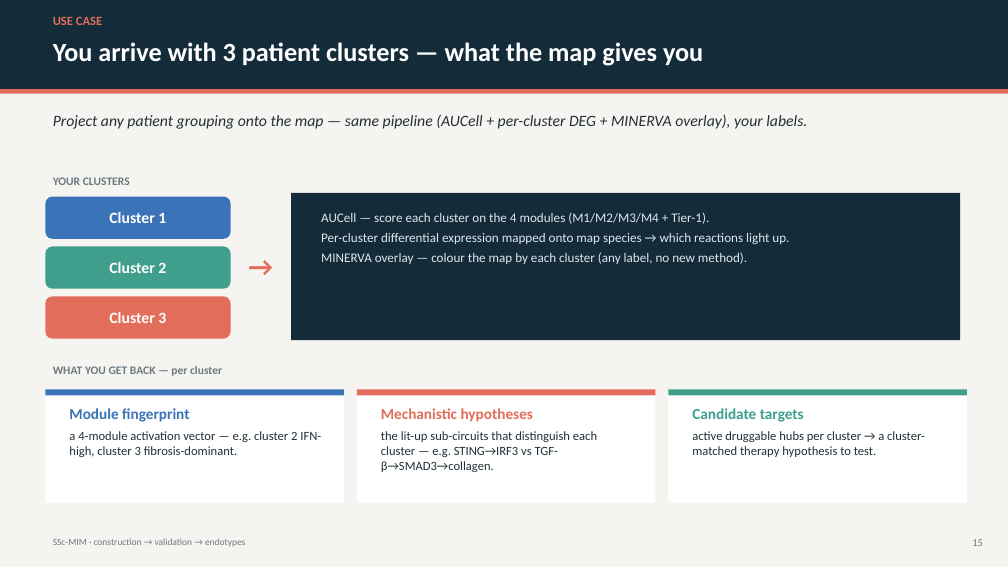
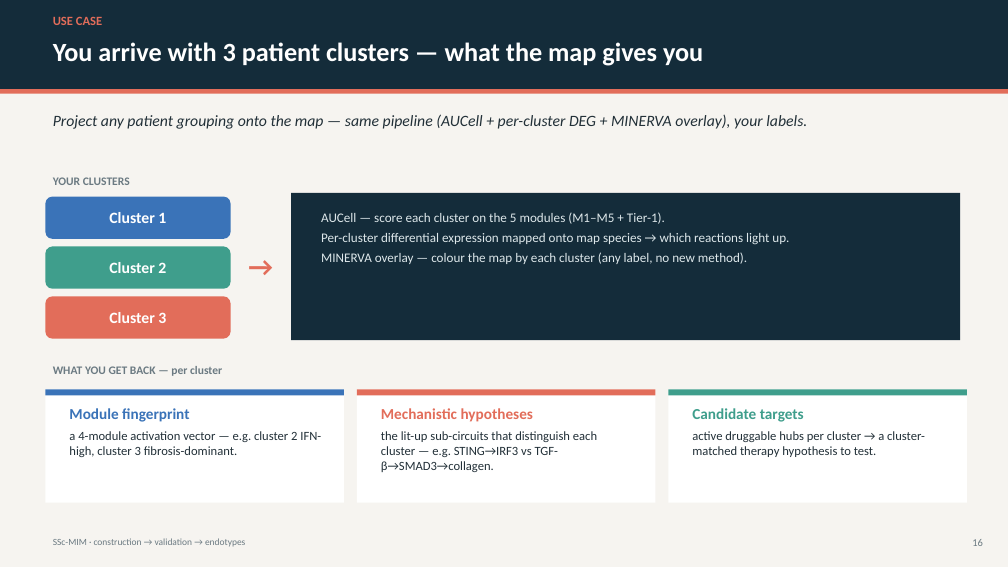
Before and after one commit to Nurtal/IDT_SSc_map, a slide deck: slide 16 of docs/SSc_MIM_validation_endotypes.pptx (slide 15 before the commit). Drawn at 1008x567 pixels with LibreOffice and Linux fonts; fonts in the diff are those of the drawing. Boxes give left, top, right and bottom in pixels: in the first picture for what was removed or moved away, otherwise in the second. Text is boxed around its words. In the diff, an @@ line names an element or a change of style, - is before the commit and + after.

```diff
--- a/docs/SSc_MIM_validation_endotypes.pptx
+++ b/docs/SSc_MIM_validation_endotypes.pptx
@@ text at [321, 212, 665, 224]: text changed @@
-AUCell — score each cluster on the 4 modules (M1/M2/M3/M4 + Tier-1).
+AUCell — score each cluster on the 5 modules (M1–M5 + Tier-1).
```
Also in this commit, not shown: 4 other slides changed, 1 slide added, 13 other files.
